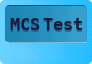
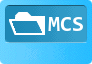
The second w=92, h=64 image is a revision of the first. Changes to its layers:
painted on "Icon" over [9, 12, 83, 35]
hid "Icon (copy)", opacity 41% → 75%, painted on it over [9, 14, 83, 35]